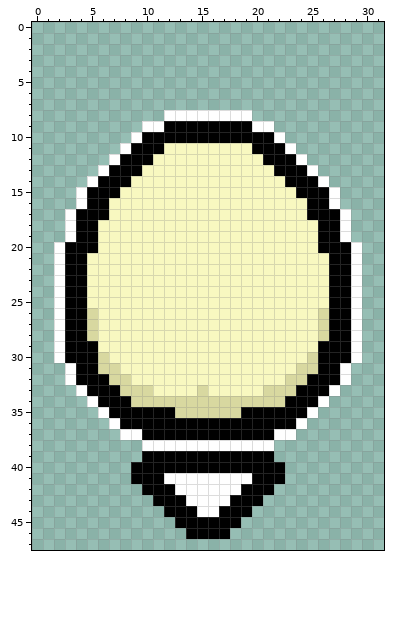
Pixel-art sprite, stored at assets/images/thermometer_indicator.png. The picture above is the old version.
The file is 32x48 pixels.
And afterwards:
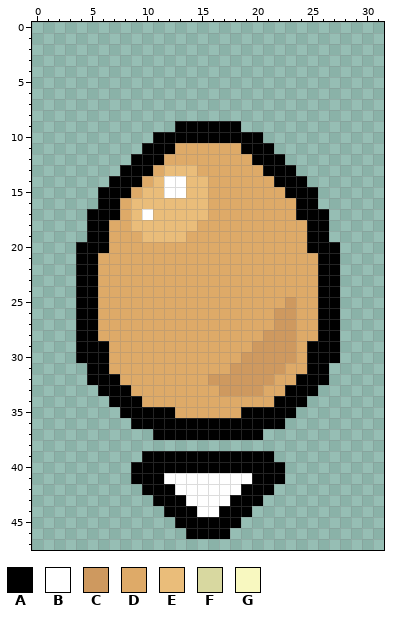
Palette (. is transparent): A #000000  B #ffffff  C #ce995f  D #deaa68  E #eabd7a  F #d8d8a0  G #f8f8c0
Changes in this commit:
@@ x 0..31 @@
  7 ................................
- 8 ............BBBBBBBB............
- 9 ..........BBAAAAAAAABB..........
-10 .........BAAAAAAAAAAAAB.........
-11 ........BAAAGGGGGGGGAAAB........
-12 .......BAAAGGGGGGGGGGAAAB.......
-13 ......BAAAGGGGGGGGGGGGAAAB......
-14 .....BAAAGGGGGGGGGGGGGGAAAB.....
-15 ....BAAAGGGGGGGGGGGGGGGGAAAB....
-16 ....BAAGGGGGGGGGGGGGGGGGGAAB....
-17 ...BAAAGGGGGGGGGGGGGGGGGGAAAB...
-18 ...BAAGGGGGGGGGGGGGGGGGGGGAAB...
-19 ...BAAGGGGGGGGGGGGGGGGGGGGAAB...
-20 ..BAAAGGGGGGGGGGGGGGGGGGGGAAAB..
-21 ..BAAGGGGGGGGGGGGGGGGGGGGGGAAB..
-22 ..BAAGGGGGGGGGGGGGGGGGGGGGGAAB..
-23 ..BAAGGGGGGGGGGGGGGGGGGGGGGAAB..
-24 ..BAAGGGGGGGGGGGGGGGGGGGGGGAAB..
-25 ..BAAGGGGGGGGGGGGGGGGGGGGGGAAB..
-26 ..BAAFGGGGGGGGGGGGGGGGGGGGFAAB..
-27 ..BAAFGGGGGGGGGGGGGGGGGGGGFAAB..
-28 ..BAAFGGGGGGGGGGGGGGGGGGGGFAAB..
-29 ..BAAAGGGGGGGGGGGGGGGGGGGGAAAB..
-30 ..BAAAFGGGGGGGGGGGGGGGGGGFAAAB..
-31 ...BAAFFGGGGGGGGGGGGGGGGFFAAB...
-32 ...BAAAFFGGGGGGGGGGGGGGFFAAAB...
-33 ....BAAAFFFGGGGFGGGGGFFFAAAB....
-34 .....BAAAFFFFFFFFFFFFFFAAAB.....
-35 ......BAAAAAAFFFFFFAAAAAAB......
-36 .......BAAAAAAAAAAAAAAAAB.......
-37 ........BBAAAAAAAAAAAABB........
-38 ..........BBBBBBBBBBBB..........
+ 8 ................................
+ 9 .............AAAAAA.............
+10 ...........AAAAAAAAAA...........
+11 ..........AAADDDDDDAAA..........
+12 .........AAADDDDDDDDAAA.........
+13 ........AAADEEEDDDDDDAAA........
+14 .......AAADEBBEEDDDDDDAAA.......
+15 ......AAADEEBBEEDDDDDDDAAA......
+16 ......AADEEEEEEEDDDDDDDDAA......
+17 .....AAADEBEEEEEDDDDDDDDAAA.....
+18 .....AADDEEEEEEDDDDDDDDDDAA.....
+19 .....AADDDEEEEDDDDDDDDDDDAA.....
+20 ....AAADDDDDDDDDDDDDDDDDDAAA....
+21 ....AADDDDDDDDDDDDDDDDDDDDAA....
+22 ....AADDDDDDDDDDDDDDDDDDDDAA....
+23 ....AADDDDDDDDDDDDDDDDDDDDAA....
+24 ....AADDDDDDDDDDDDDDDDDDDDAA....
+25 ....AADDDDDDDDDDDDDDDDDCDDAA....
+26 ....AADDDDDDDDDDDDDDDDCCDDAA....
+27 ....AADDDDDDDDDDDDDDDDCCDDAA....
+28 ....AADDDDDDDDDDDDDDDCCCDDAA....
+29 ....AAADDDDDDDDDDDDDCCCCDAAA....
+30 ....AAADDDDDDDDDDDDCCCCCDAAA....
+31 .....AADDDDDDDDDDDCCCCCDDAA.....
+32 .....AAADDDDDDDDCCCCCCDDAAA.....
+33 ......AAADDDDDDDDCCCCDDAAA......
+34 .......AAADDDDDDDDDDDDAAA.......
+35 ........AAAAADDDDDDAAAAA........
+36 .........AAAAAAAAAAAAAA.........
+37 ...........AAAAAAAAAA...........
+38 ................................
 39 ..........AAAAAAAAAAAA..........
Where, in picture pixels (left, top, right, bottom), the same in both pictures:
changed: (54, 110, 362, 451)
